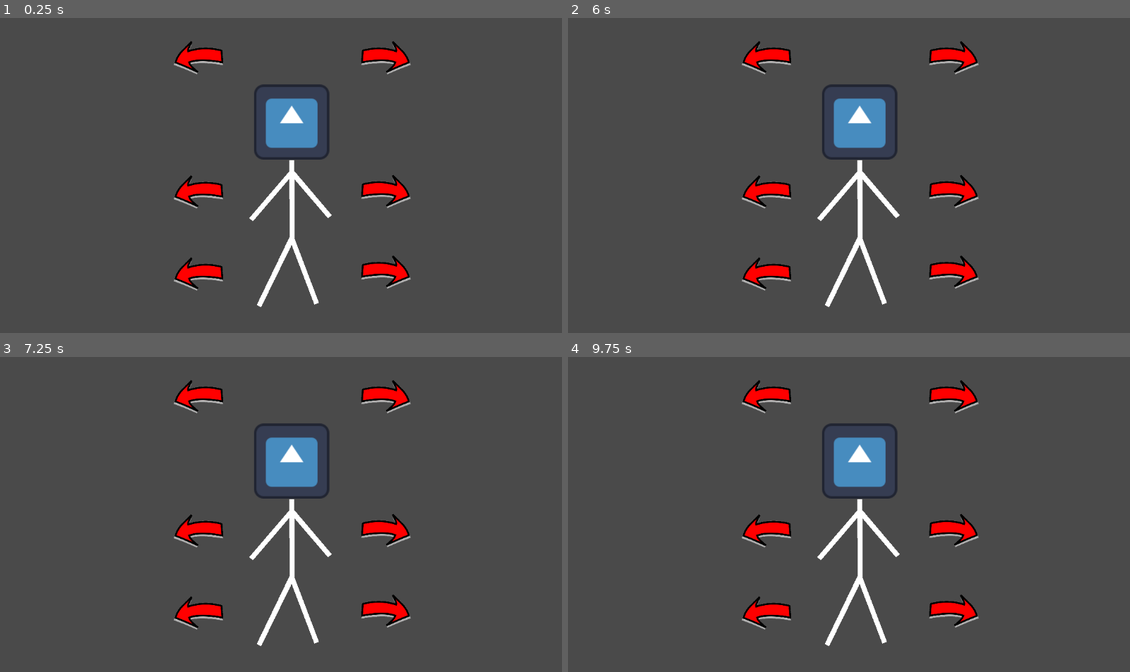
Above: before the commit, frames 1-4 (two rows, left to right).
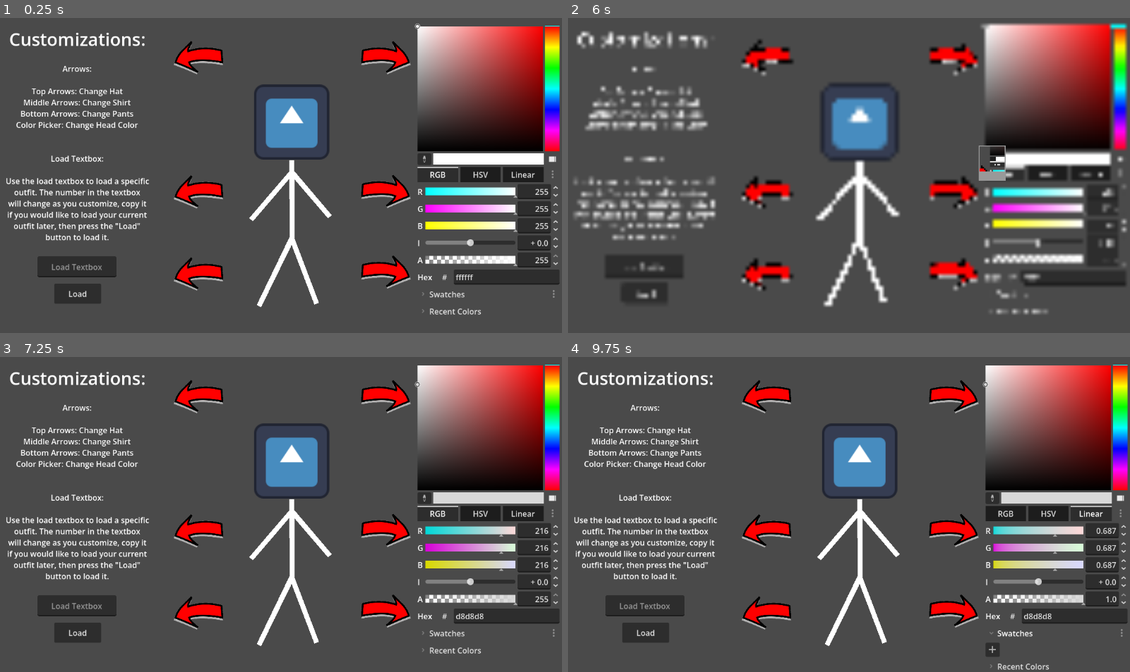
Above: after the commit, the same moments.

Repository: CISC204-S26/project3-rodrigoq
Game: Godot game, scene res://Scenes/Main.tscn
Two runs of this game, one before a commit and one after it. Both use one fixed random seed, a clock stepped at 60 frames per second and the inputs below. The project has no main scene, so this scene is started directly. The engine's default icon, where the game draws it, is replaced by a stand-in: a white triangle on a blue panel in a dark square.
Inputs (mouse positions are in pixels of both pictures, inside the frame that each line leads up to):
- Up to frame 1 (0.25 s): no input
- Up to frame 2 (6 s): click (646, 295) at 0.5 s, where only the run after the commit has a clickable "Load"; click (955, 58) at 1.25 s; click (764, 58) at 2 s; click (955, 191) at 2.75 s; click (955, 273) at 3.5 s; click (764, 194) at 4.25 s; click (764, 276) at 5 s; click (995, 159) at 5.77 s
- Up to frame 3 (7.25 s): click (438, 514) at 6.5 s, where only the run after the commit has a clickable "RGB"
- Up to frame 4 (9.75 s): click (1045, 514) at 7.25 s, where only the run after the commit has a clickable "HSV"; click (1090, 514) at 8 s, where only the run after the commit has a clickable "Linear"; click (1011, 615) at 8.75 s, where only the run after the commit has a clickable "#"; click (1051, 634) at 9.5 s, where only the run after the commit has a clickable "Swatches"

The runs differ from the first frame. In frame 1, 20% of the frame differs, in the area x 1-100%, y 1-95%; in frame 2, 25%; in frame 3, 20%; in frame 4, 20%.

Commit message:
Color picker, instructions, and load textbox/button
Added a color picker, instructions for the user, and a load textbox and button, still no scripts added yet

Diff:
--- a/project-3-character-creator/Scenes/Main.tscn
+++ b/project-3-character-creator/Scenes/Main.tscn
@@ -6,13 +6,13 @@
 [node name="Node2D" type="Node2D" unique_id=683501601]
 metadata/_edit_lock_ = true
 
-[node name="ColorRect" type="ColorRect" parent="." unique_id=901780627]
+[node name="Background" type="ColorRect" parent="." unique_id=901780627]
 offset_right = 1155.0
 offset_bottom = 651.0
 color = Color(0.29031694, 0.29031694, 0.29031694, 1)
 metadata/_edit_lock_ = true
 
-[node name="Sprite2D" type="Sprite2D" parent="." unique_id=184620408]
+[node name="Head" type="Sprite2D" parent="." unique_id=184620408]
 position = Vector2(600, 216.00002)
 scale = Vector2(1.2, 1.2)
 texture = ExtResource("1_idj7w")
@@ -68,6 +68,57 @@
 texture_normal = ExtResource("2_kln2b")
 flip_h = true
 
-[node name="Line2D" type="Line2D" parent="." unique_id=906710437]
+[node name="Body" type="Line2D" parent="." unique_id=906710437]
 position = Vector2(5, 0)
 points = PackedVector2Array(595, 294, 596, 454, 528, 593, 595, 454, 646, 588, 596, 456, 596, 319, 673, 410, 595, 319, 512, 416)
+
+[node name="LineEdit" type="LineEdit" parent="." unique_id=61722234]
+offset_left = 81.0
+offset_top = 491.0
+offset_right = 242.0
+offset_bottom = 534.0
+placeholder_text = "Load Textbox"
+alignment = 1
+
+[node name="Button" type="Button" parent="." unique_id=1891783508]
+offset_left = 115.0
+offset_top = 547.0
+offset_right = 211.0
+offset_bottom = 588.0
+text = "Load"
+
+[node name="ColorPicker" type="ColorPicker" parent="." unique_id=1957391615]
+offset_left = 853.0
+offset_top = 16.0
+offset_right = 1151.0
+offset_bottom = 623.0
+
+[node name="Label" type="Label" parent="." unique_id=1333156263]
+offset_right = 325.0
+offset_bottom = 93.0
+theme_override_font_sizes/font_size = 36
+text = "Customizations:"
+horizontal_alignment = 1
+vertical_alignment = 1
+
+[node name="RichTextLabel" type="RichTextLabel" parent="." unique_id=1951004772]
+offset_top = 95.0
+offset_right = 325.0
+offset_bottom = 481.0
+text = "Arrows:
+
+Top Arrows: Change Hat
+Middle Arrows: Change Shirt
+Bottom Arrows: Change Pants
+Color Picker: Change Head Color
+
+
+Load Textbox:
+
+Use the load textbox to load a specific
+outfit. The number in the textbox
+will change as you customize, copy it
+if you would like to load your current
+outfit later, then press the \"Load\"
+button to load it."
+horizontal_alignment = 1
